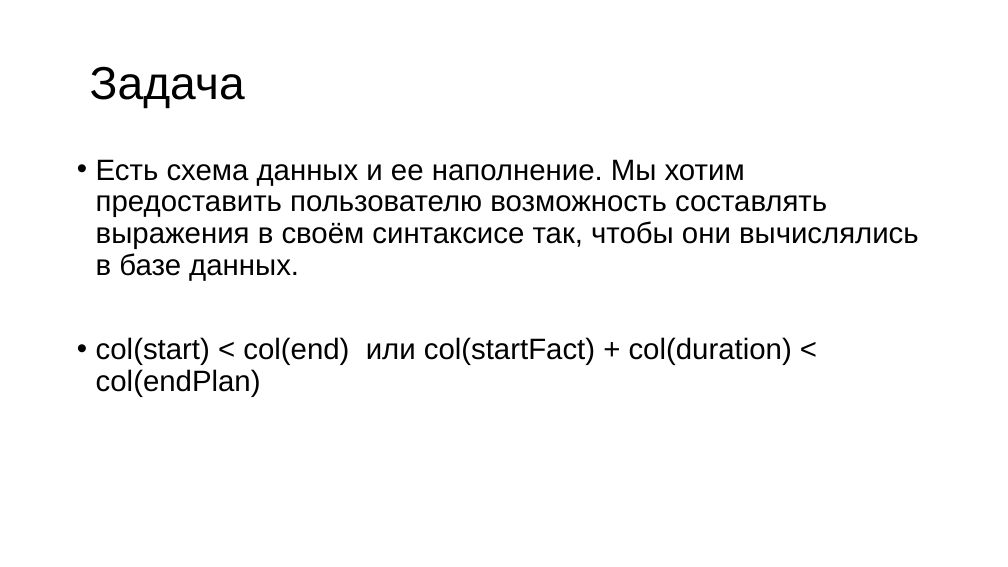
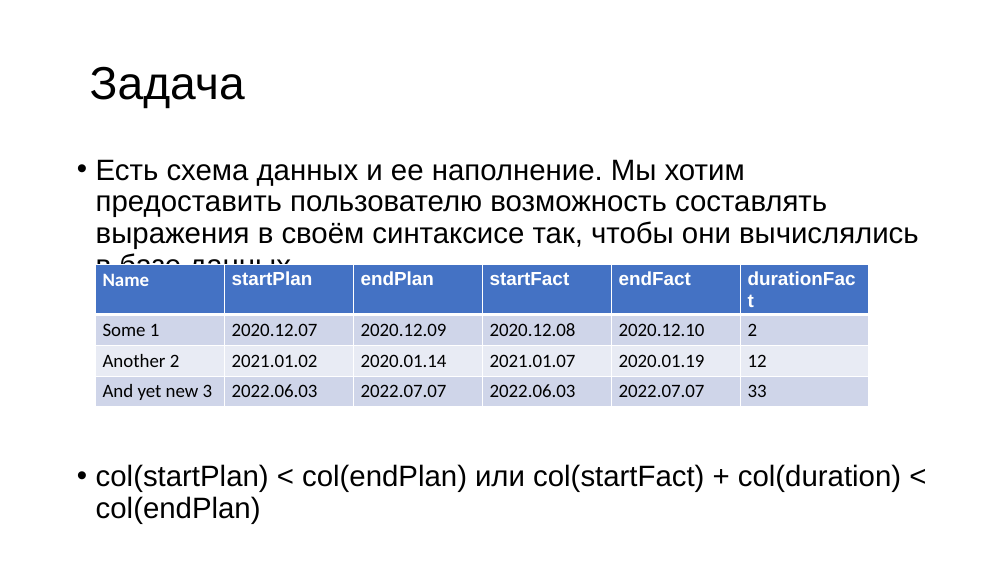
Before and after one commit to Sa1Gur/Expression2Sql, a slide deck: slide 3 of Query2SQL.pptx. Drawn at 1008x567 pixels with LibreOffice and Linux fonts; fonts in the diff are those of the drawing. Boxes give left, top, right and bottom in pixels: in the first picture for what was removed or moved away, otherwise in the second. Text is boxed around its words. In the diff, an @@ line names an element or a change of style, - is before the commit and + after.

```diff
--- a/Query2SQL.pptx
+++ b/Query2SQL.pptx
@@ table added at bbox=[95, 265, 871, 404], 4 rows, 6 columns @@
+Name | startPlan | endPlan | startFact | endFact | durationFact
+Some 1 | 2020.12.07 | 2020.12.09 | 2020.12.08 | 2020.12.10 | 2
+Another 2 | 2021.01.02 | 2020.01.14 | 2021.01.07 | 2020.01.19 | 12
+And yet new 3 | 2022.06.03 | 2022.07.07 | 2022.06.03 | 2022.07.07 | 33
@@ text at bbox=[96, 464, 901, 524]: text changed @@
-• col(start) < col(end) или col(startFact) + col(duration) < col(endPlan)
+• col(startPlan) < col(endPlan) или col(startFact) + col(duration) < col(endPlan)
```
Also in this commit, not shown: 5 other slides changed, 3 slides added, 1 slide removed.
